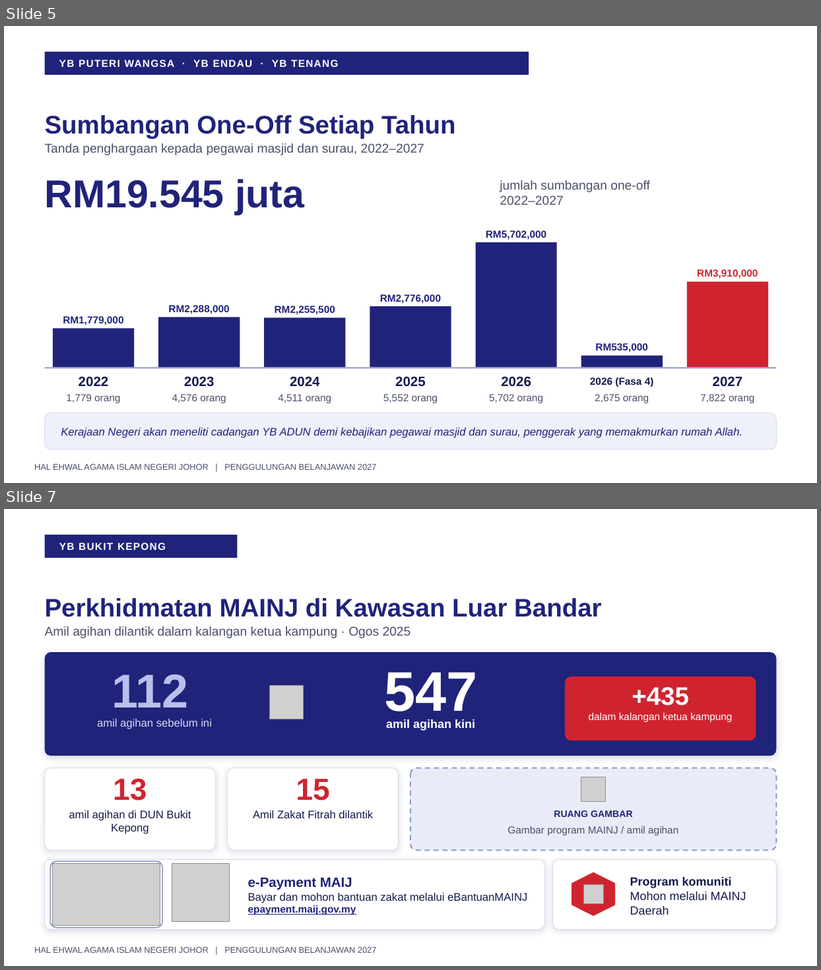
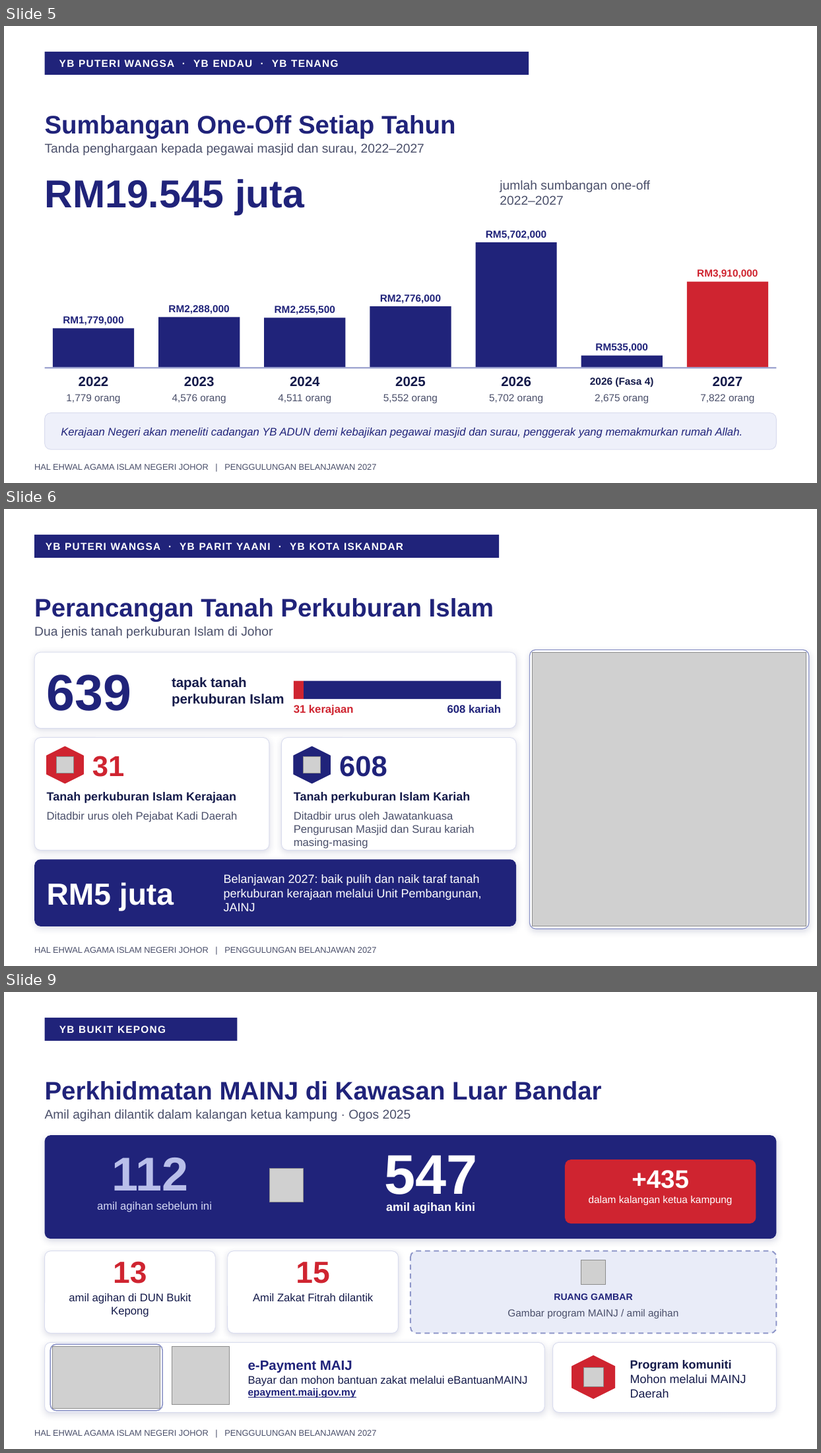
Before and after one commit to nawaljoe/Nawal, a slide deck: output/Penggulungan_Hal_Ehwal_Agama_Islam_2027_16x9.pptx. Shown one above the other, each under a label of ours: slides 5 and 7 before the commit, slides 5, 6 and 9 after it; the slides between them are not shown. The pictures are 821x970 and 821x1453 pixels, drawn with LibreOffice and Linux fonts; fonts in the diff are those of the drawing; grey boxes stand for pictures; background and template pictures are left out. Boxes give left, top, right and bottom in pixels: in the first picture for what was removed or moved away, otherwise in the second. Text is boxed around its words. In the diff, an @@ line names an element or a change of style, - is before the commit and + after.

```diff
--- a/output/Penggulungan_Hal_Ehwal_Agama_Islam_2027_16x9.pptx
+++ b/output/Penggulungan_Hal_Ehwal_Agama_Islam_2027_16x9.pptx
@@ slide 6 added at <box>4,509,817,966</box>, background #FFFFFF; not listed: 1 template element that a slide beside it also shows @@
@@ rectangle added at <box>34,535,499,558</box>, fill #20237A @@
@@ text added at <box>46,543,403,550</box>, 12 pt, text #FFFFFF, bold @@
+YB PUTERI WANGSA · YB PARIT YAANI · YB KOTA ISKANDAR
@@ text added at <box>34,598,494,621</box>, 30 pt, text #20237A, bold @@
+Perancangan Tanah Perkuburan Islam
@@ text added at <box>34,626,273,638</box>, 15 pt, text #4A4F6A @@
+Dua jenis tanah perkuburan Islam di Johor
@@ rounded rectangle added at <box>34,652,516,729</box>, fill #FFFFFF, outline #D9DCEE 0.75 pt @@
@@ rounded rectangle added at <box>530,650,809,929</box>, fill #FFFFFF, outline #8E96C9 1 pt @@
@@ picture added at <box>532,652,807,927</box> @@
@@ text added at <box>47,675,131,711</box>, 60 pt, text #20237A, bold @@
+639
@@ text added at <box>172,677,284,707</box>, 16 pt, text #141A4A, bold @@
+tapak tanah perkuburan Islam
@@ rectangle added at <box>294,681,304,699</box>, fill #CF2430 @@
@@ rectangle added at <box>304,681,501,699</box>, fill #20237A @@
@@ text added at <box>294,705,354,716</box>, 13 pt, text #CF2430, bold @@
+31 kerajaan
@@ text added at <box>448,705,501,713</box>, 13 pt, text #20237A, bold @@
+608 kariah
@@ rounded rectangle added at <box>34,738,269,851</box>, fill #FFFFFF, outline #D9DCEE 0.75 pt @@
@@ rounded rectangle added at <box>282,738,516,851</box>, fill #FFFFFF, outline #D9DCEE 0.75 pt @@
@@ hexagon added at <box>47,747,83,784</box>, fill #CF2430, outline #CF2430 1 pt @@
@@ picture added at <box>56,757,73,774</box> @@
@@ text added at <box>92,756,124,777</box>, 34 pt, text #CF2430, bold @@
+31
@@ hexagon added at <box>294,747,330,784</box>, fill #20237A, outline #20237A 1 pt @@
@@ picture added at <box>304,757,321,774</box> @@
@@ text added at <box>339,756,387,777</box>, 34 pt, text #20237A, bold @@
+608
@@ text added at <box>47,792,236,803</box>, 14 pt, text #141A4A, bold @@
+Tanah perkuburan Islam Kerajaan
@@ text added at <box>294,792,470,803</box>, 14 pt, text #141A4A, bold @@
+Tanah perkuburan Islam Kariah
@@ text added at <box>47,812,238,823</box>, 13 pt, text #4A4F6A @@
+Ditadbir urus oleh Pejabat Kadi Daerah
@@ text added at <box>294,812,474,849</box>, 13 pt, text #4A4F6A @@
+Ditadbir urus oleh Jawatankuasa Pengurusan Masjid dan Surau kariah masing-masing
@@ rounded rectangle added at <box>34,859,516,927</box>, fill #20237A @@
@@ text added at <box>47,883,174,912</box>, 36 pt, text #FFFFFF, bold @@
+RM5 juta
@@ text added at <box>224,875,482,912</box>, 14 pt, text #FFFFFF @@
+Belanjawan 2027: baik pulih dan naik taraf tanah perkuburan kerajaan melalui Unit Pembangunan, JAINJ
@@ what was slide 7 is now slide 9 @@
```
Also in this commit, not shown: 1 slide changed, 2 other slides added, 1 slide removed, 3 other files.
